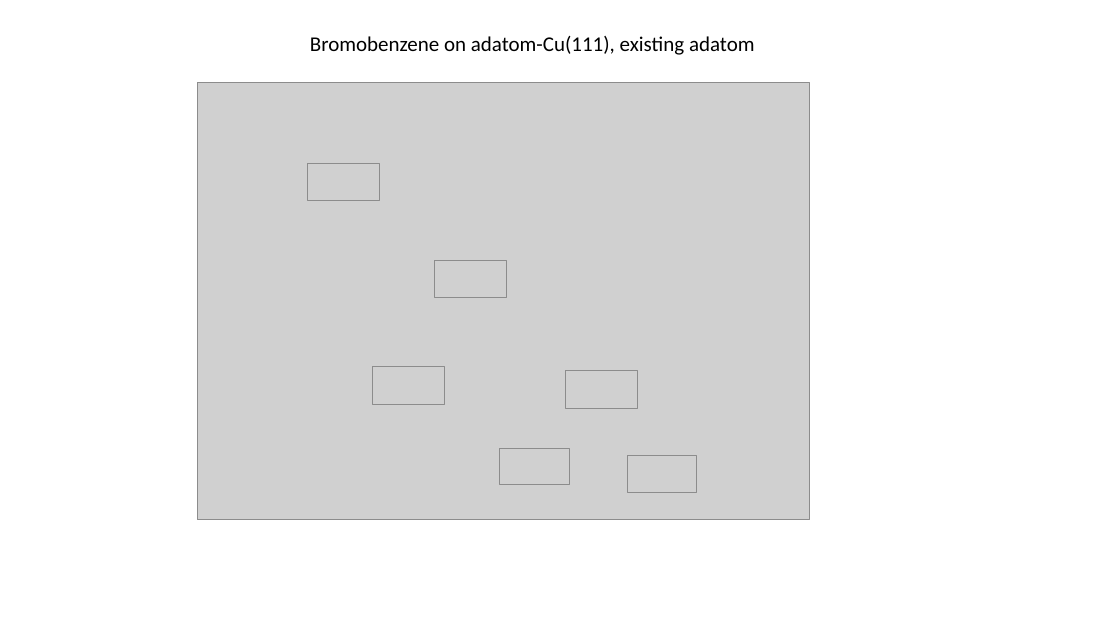
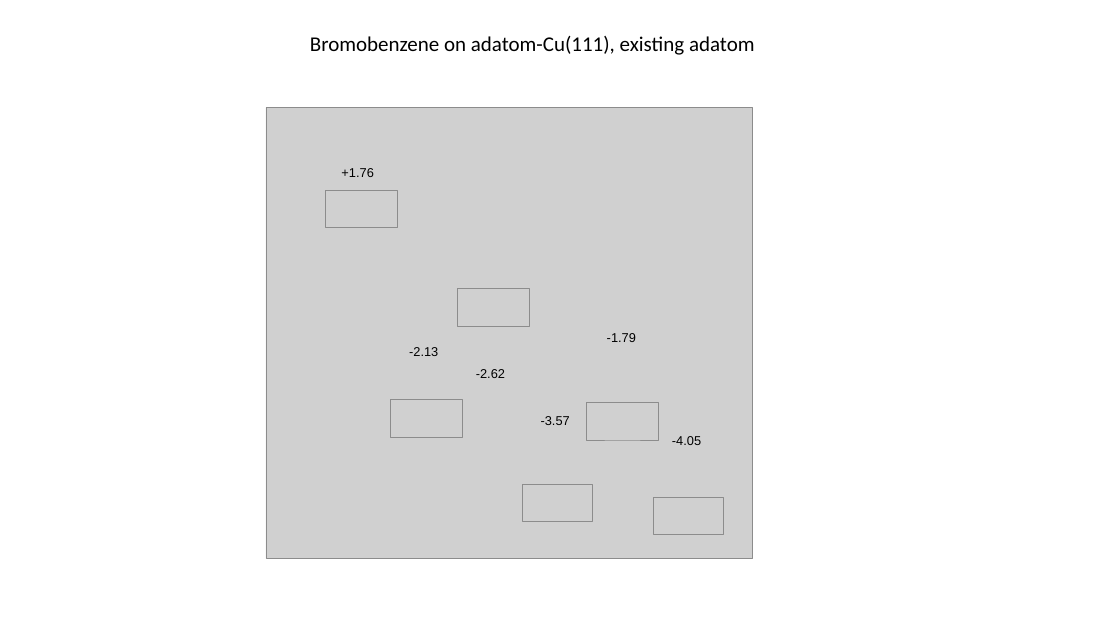
Before and after one commit to rzk1/ullmann, a slide deck: slide 4 of EnergyFile.pptx. Drawn at 1120x630 pixels with LibreOffice and Linux fonts; fonts in the diff are those of the drawing; grey boxes stand for pictures. Boxes give left, top, right and bottom in pixels: in the first picture for what was removed or moved away, otherwise in the second. Text is boxed around its words. In the diff, an @@ line names an element or a change of style, - is before the commit and + after.

```diff
--- a/EnergyFile.pptx
+++ b/EnergyFile.pptx
@@ picture: place and size @@
-picture at bbox=[197, 83, 809, 520]
+picture at bbox=[266, 108, 753, 559]
@@ picture: place and size @@
-picture at bbox=[308, 163, 380, 201]
+picture at bbox=[326, 190, 398, 228]
@@ picture: place and size @@
-picture at bbox=[434, 260, 507, 297]
+picture at bbox=[457, 289, 529, 327]
@@ picture: place and size @@
-picture at bbox=[372, 367, 444, 405]
+picture at bbox=[391, 400, 463, 438]
@@ picture: place and size @@
-picture at bbox=[565, 371, 638, 408]
+picture at bbox=[586, 402, 659, 440]
@@ group added at bbox=[341, 168, 701, 445]: 6 texts @@
++1.76
+-2.13
+-2.62
+-3.57
+-1.79
+-4.05
@@ picture: place and size @@
-picture at bbox=[500, 449, 570, 486]
+picture at bbox=[523, 485, 592, 522]
@@ picture: place and size @@
-picture at bbox=[628, 455, 697, 492]
+picture at bbox=[654, 497, 723, 534]
```
Also in this commit, not shown: 1 other slide changed, 2 other files.
